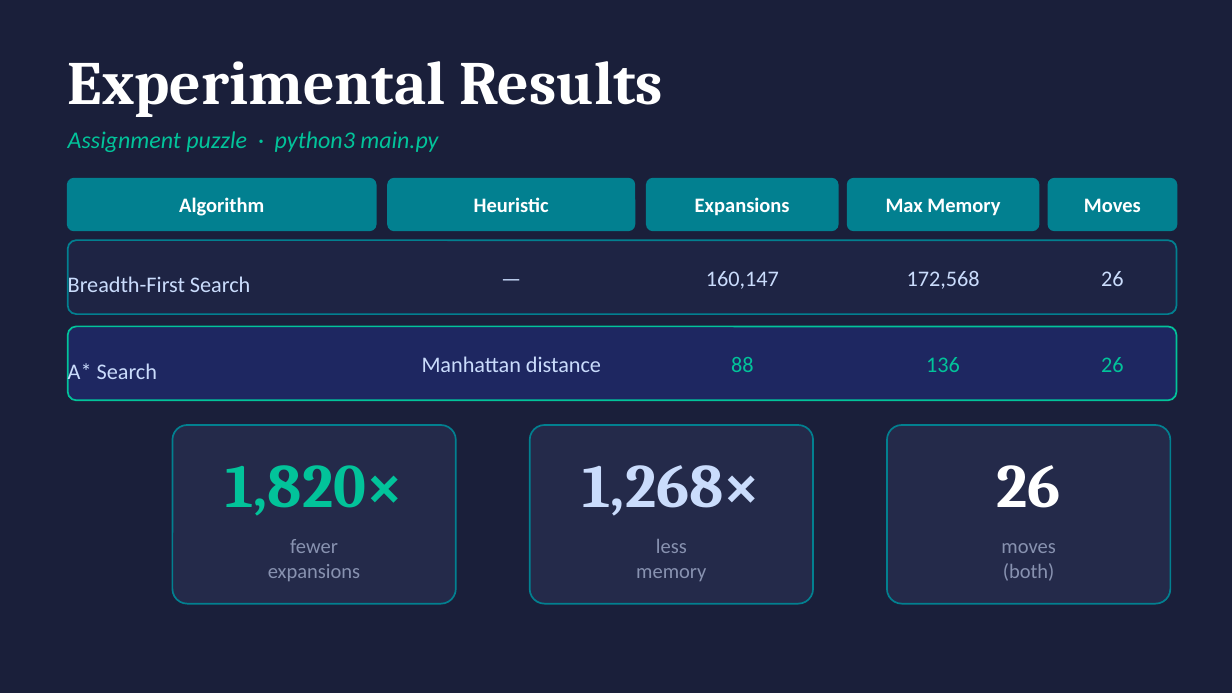
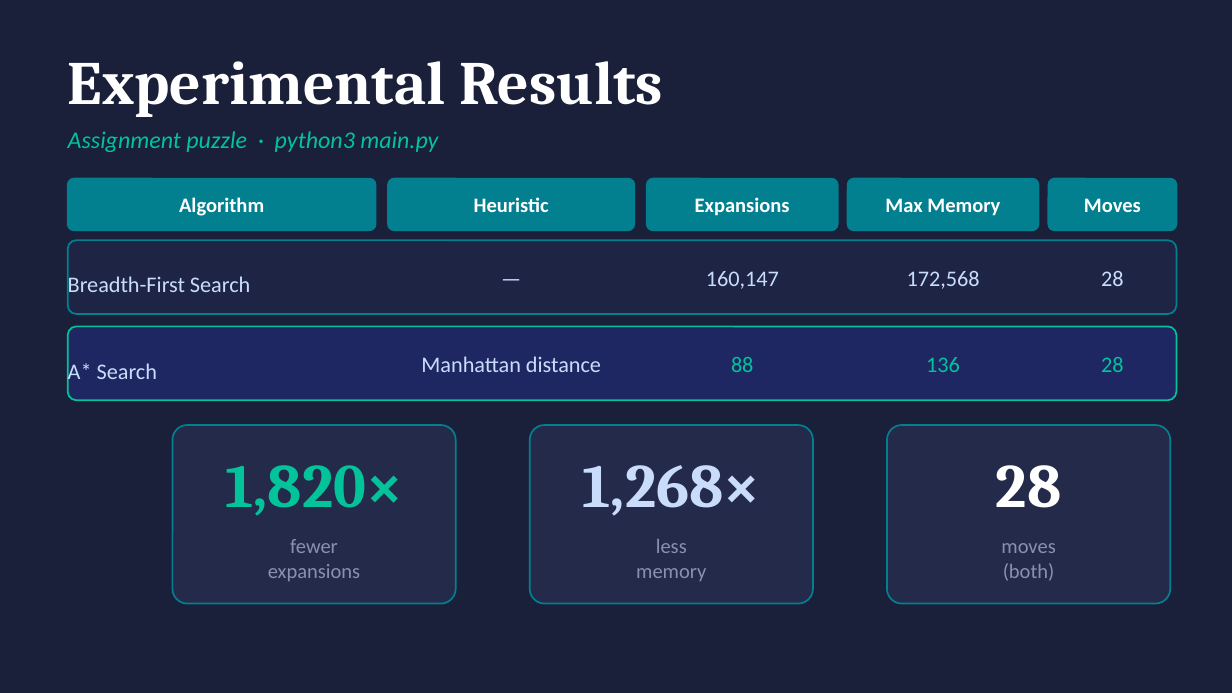
Before and after one commit to khaleel-git/Sliding-Block-Puzzle-Solver, a slide deck: slide 6 of presentation/SKS2_Sliding_Puzzle.pptx. Drawn at 1232x693 pixels with LibreOffice and Linux fonts; fonts in the diff are those of the drawing. Boxes give left, top, right and bottom in pixels: in the first picture for what was removed or moved away, otherwise in the second. Text is boxed around its words. In the diff, an @@ line names an element or a change of style, - is before the commit and + after.

```diff
--- a/presentation/SKS2_Sliding_Puzzle.pptx
+++ b/presentation/SKS2_Sliding_Puzzle.pptx
@@ text at [1101,271,1123,286]: text changed @@
-26
+28
@@ text at [1101,357,1123,372]: text changed @@
-26
+28
@@ text at [996,465,1061,508]: text changed @@
-26
+28
```
Also in this commit, not shown: 3 other slides changed.
